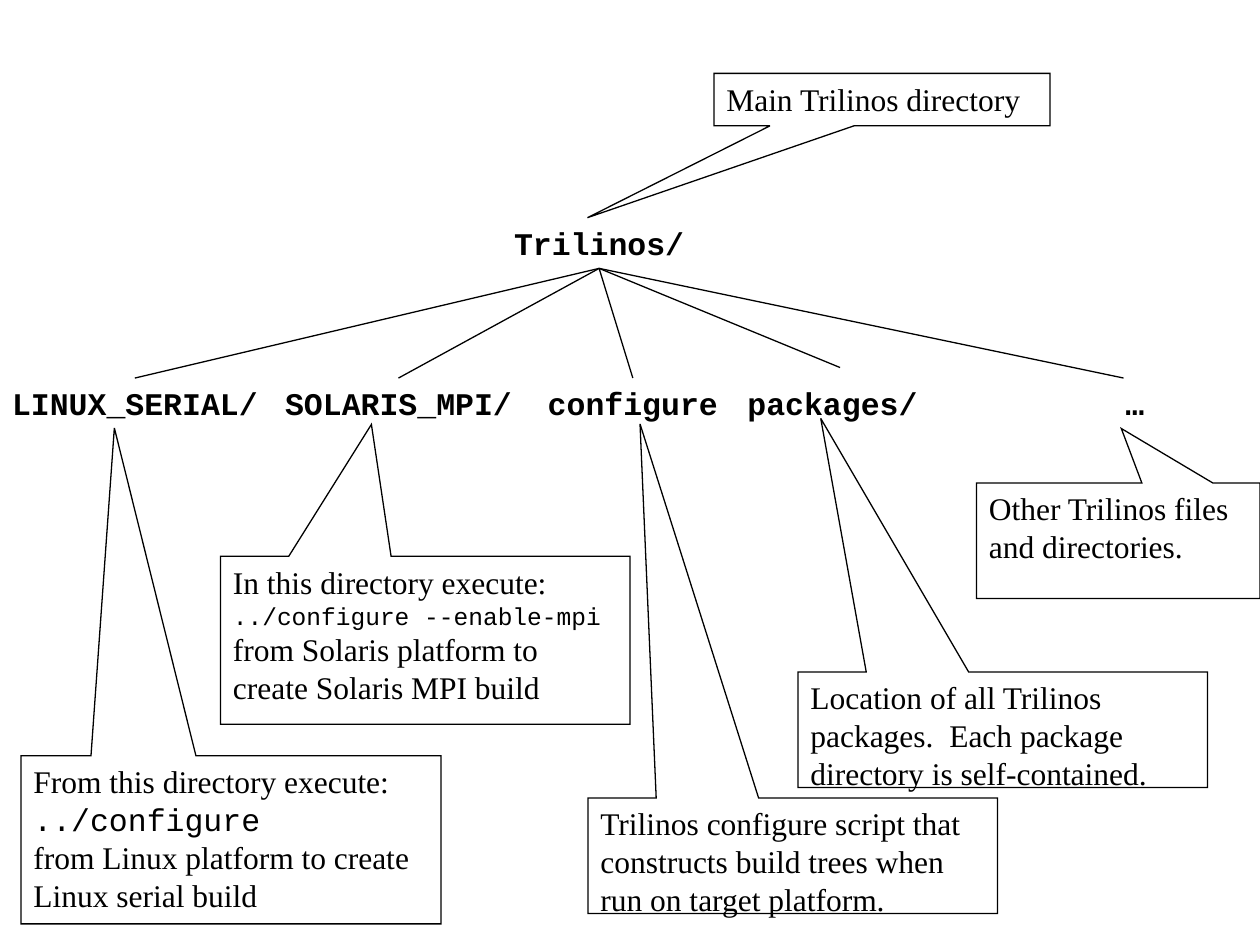
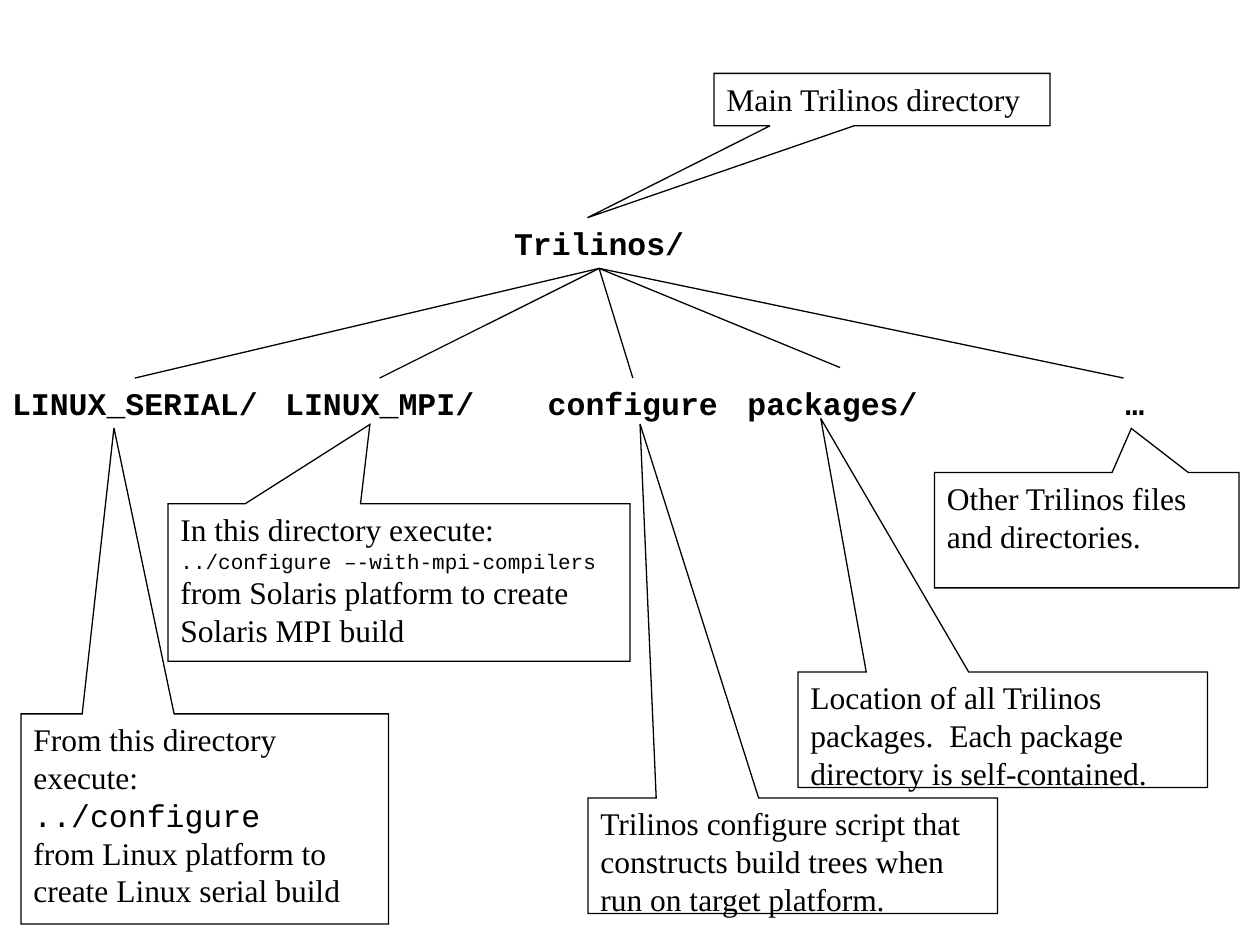
Before and after one commit to trilinos/Trilinos, a slide deck: slide 1 of doc/DevGuide/TrilinosDirectoryStructure.ppt. Drawn at 1260x945 pixels with LibreOffice and Linux fonts; fonts in the diff are those of the drawing. Boxes give left, top, right and bottom in pixels: in the first picture for what was removed or moved away, otherwise in the second. Text is boxed around its words. In the diff, an @@ line names an element or a change of style, - is before the commit and + after.

Commit message:
----------------------------------------------------------------------  Modified Files:  	TrilinosDirectoryStructure.pdf TrilinosDirectoryStructure.ppt  	TrilinosPackagesDiagram.pdf TrilinosPackagesDiagram.ppt  ----------------------------------------------------------------------
Updated these files to reflect latest package info and configure parameters.

```diff
--- a/doc/DevGuide/TrilinosDirectoryStructure.ppt
+++ b/doc/DevGuide/TrilinosDirectoryStructure.ppt
@@ line moved from (600, 268) - (398, 378) to (600, 268) - (379, 378) @@
@@ text at (285,393,474,425): text changed @@
-SOLARIS_MPI/
+LINUX_MPI/
@@ speech box "Other Trilinos files and directories.": place and size @@
-speech box "Other Trilinos files and directories." at (976,483,1260,598)
+speech box "Other Trilinos files and directories." at (935,472,1240,588)
@@ proportions changed in 3 elements at (935,472,1240,588), (21,714,389,925), (168,504,630,662) @@
@@ speech box "In this directory execute:": place and size @@
-speech box "In this directory execute:" at (220,557,630,724)
+speech box "In this directory execute:" at (168,504,630,662)
@@ text in speech box at (180,554,596,574): text changed; size 14 to 12 pt @@
-../configure --enable-mpi
+../configure –-with-mpi-compilers
@@ speech box "From this directory execute:": place and size @@
-speech box "From this directory execute:" at (21,756,441,924)
+speech box "From this directory execute:" at (21,714,389,925)
```
Also in this commit, not shown: 3 other files.
